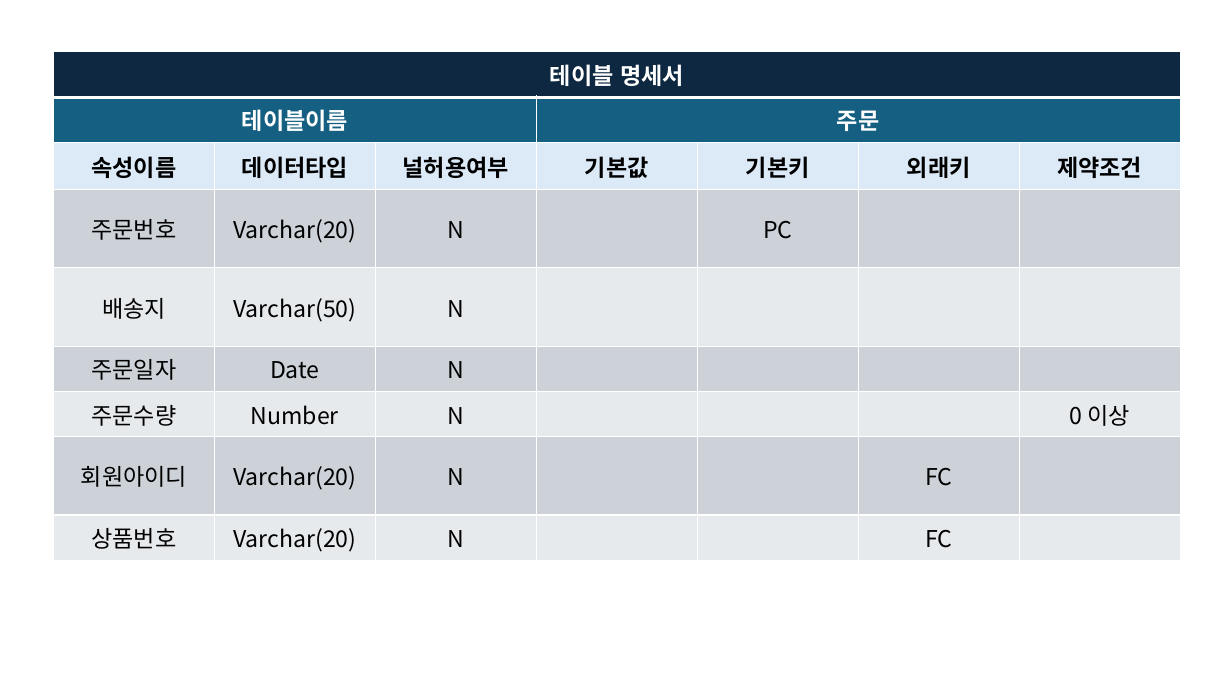
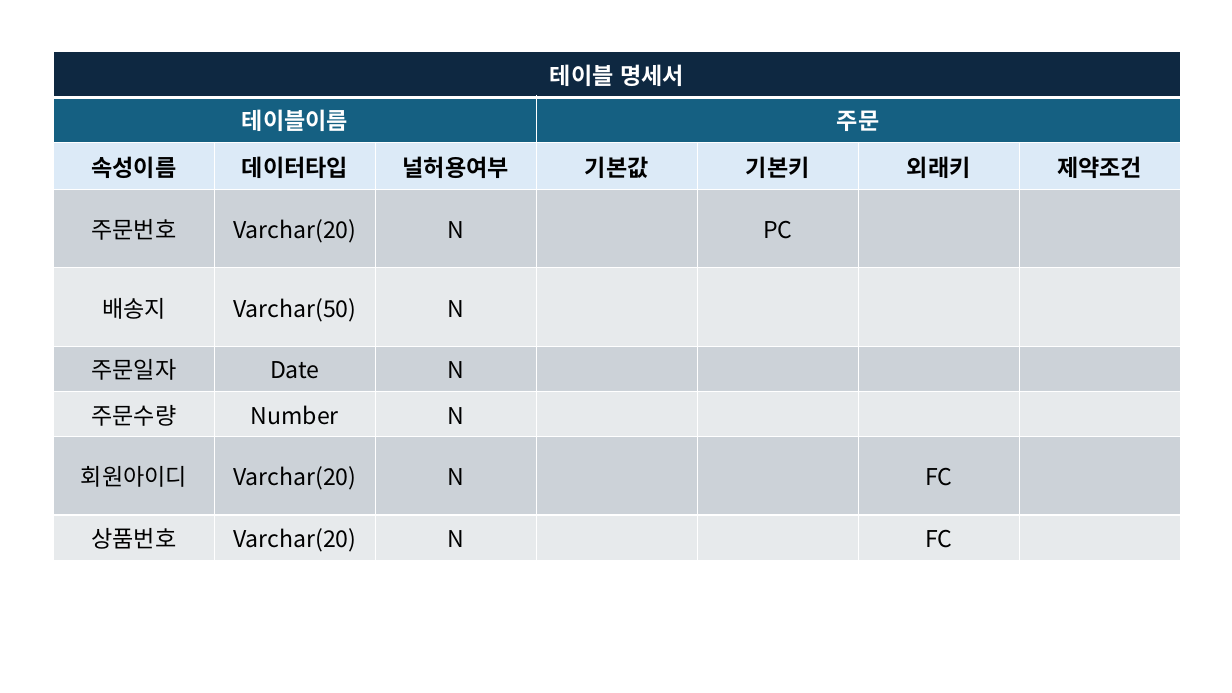
Before and after one commit to idsdk/DB_2025-2, a slide deck: slide 5 of 테이블명세서.pptx (slide 4 before the commit). Drawn at 1232x693 pixels with LibreOffice and Linux fonts; fonts in the diff are those of the drawing. Boxes give left, top, right and bottom in pixels: in the first picture for what was removed or moved away, otherwise in the second. Text is boxed around its words. In the diff, an @@ line names an element or a change of style, - is before the commit and + after.

```diff
--- a/테이블명세서.pptx
+++ b/테이블명세서.pptx
@@ table at box(54, 52, 1179, 561) @@
-row 7, column 7: 0 이상
+row 7, column 7: 
```
Also in this commit, not shown: 4 other slides changed.
